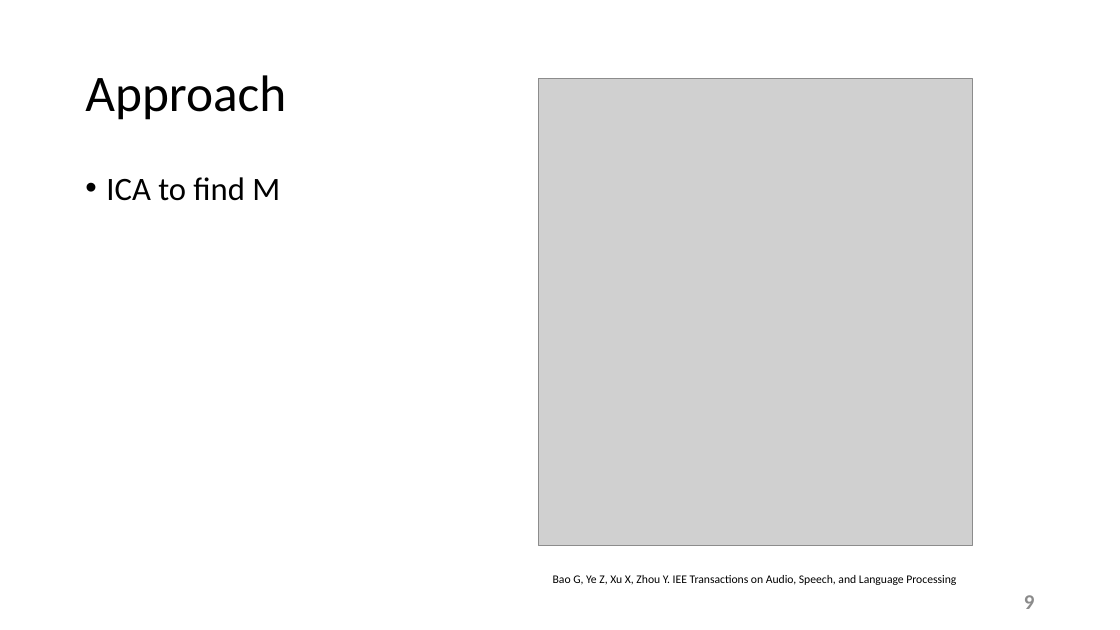
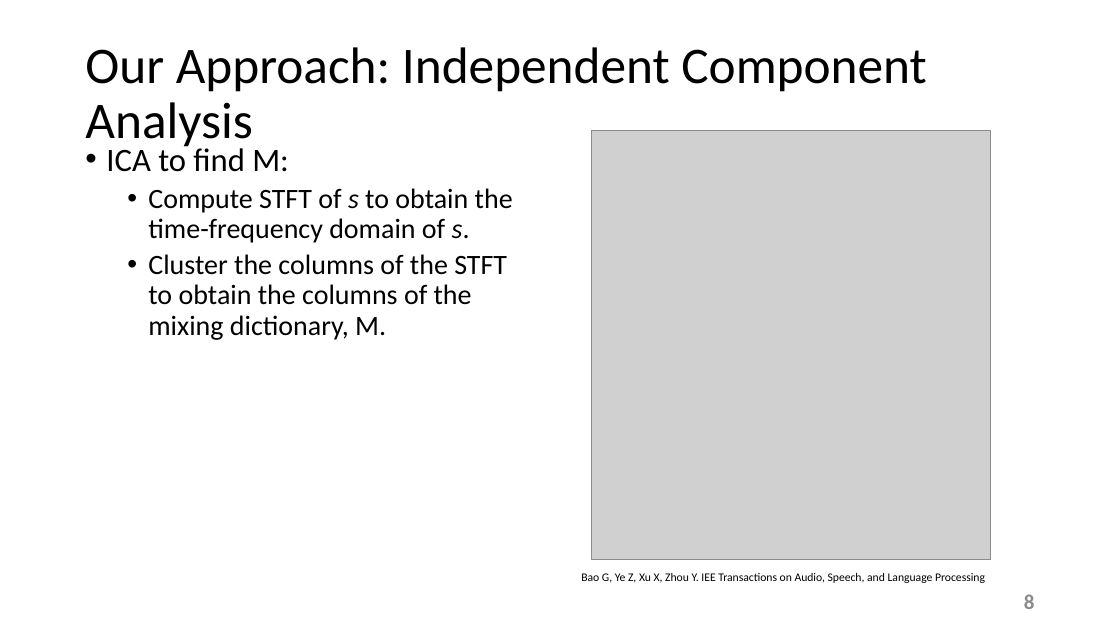
Before and after one commit to esaracin/compressive-sensing-cocktail-party-problem, a slide deck: slide 8 of slide/slides.pptx (slide 9 before the commit). Drawn at 1120x630 pixels with LibreOffice and Linux fonts; fonts in the diff are those of the drawing; grey boxes stand for pictures; background and template pictures are left out. Boxes give left, top, right and bottom in pixels: in the first picture for what was removed or moved away, otherwise in the second. Text is boxed around its words. In the diff, an @@ line names an element or a change of style, - is before the commit and + after.

```diff
--- a/slide/slides.pptx
+++ b/slide/slides.pptx
@@ title at (x1=85, y1=47, x2=926, y2=151): text changed @@
-Approach
+Our Approach: Independent Component Analysis
@@ text at (x1=106, y1=144, x2=513, y2=340): text changed; size 28 to 24 pt @@
-• ICA to find M
+• ICA to find M:
+  • Compute STFT of s to obtain the time-frequency domain of s.
+  • Cluster the columns of the STFT to obtain the columns of the mixing dictionary, M.
@@ picture resized from (x1=539, y1=79, x2=972, y2=546) to (x1=592, y1=130, x2=991, y2=560) @@
@@ text "Bao G, Ye Z, Xu ..." moved from (x1=553, y1=575, x2=956, y2=585) to (x1=581, y1=573, x2=985, y2=583) @@
@@ page number at (x1=1024, y1=594, x2=1035, y2=609): text changed @@
-9
+8
```
Also in this commit, not shown: 1 other slide changed, 2 slides added, 4 slides removed.
